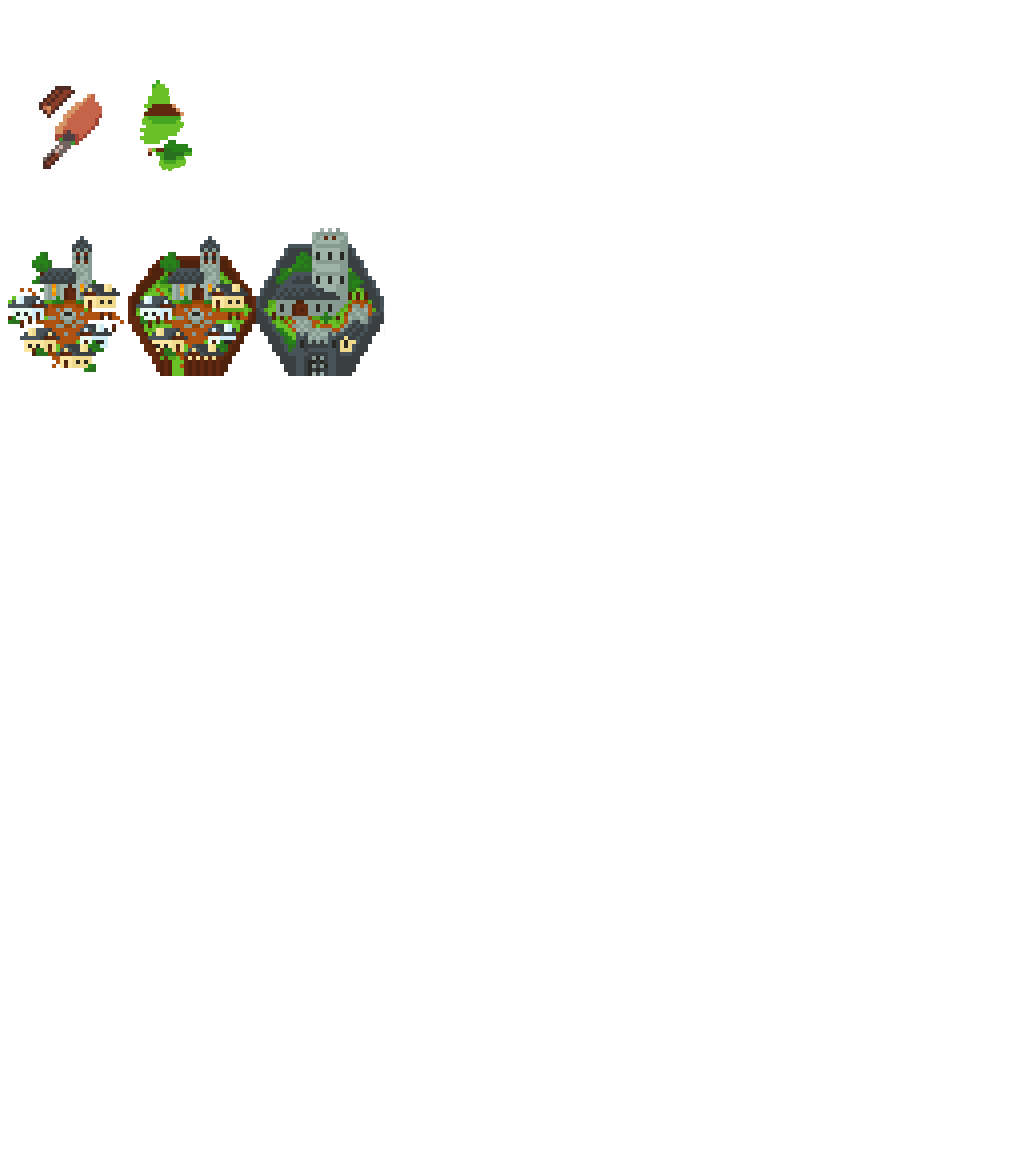
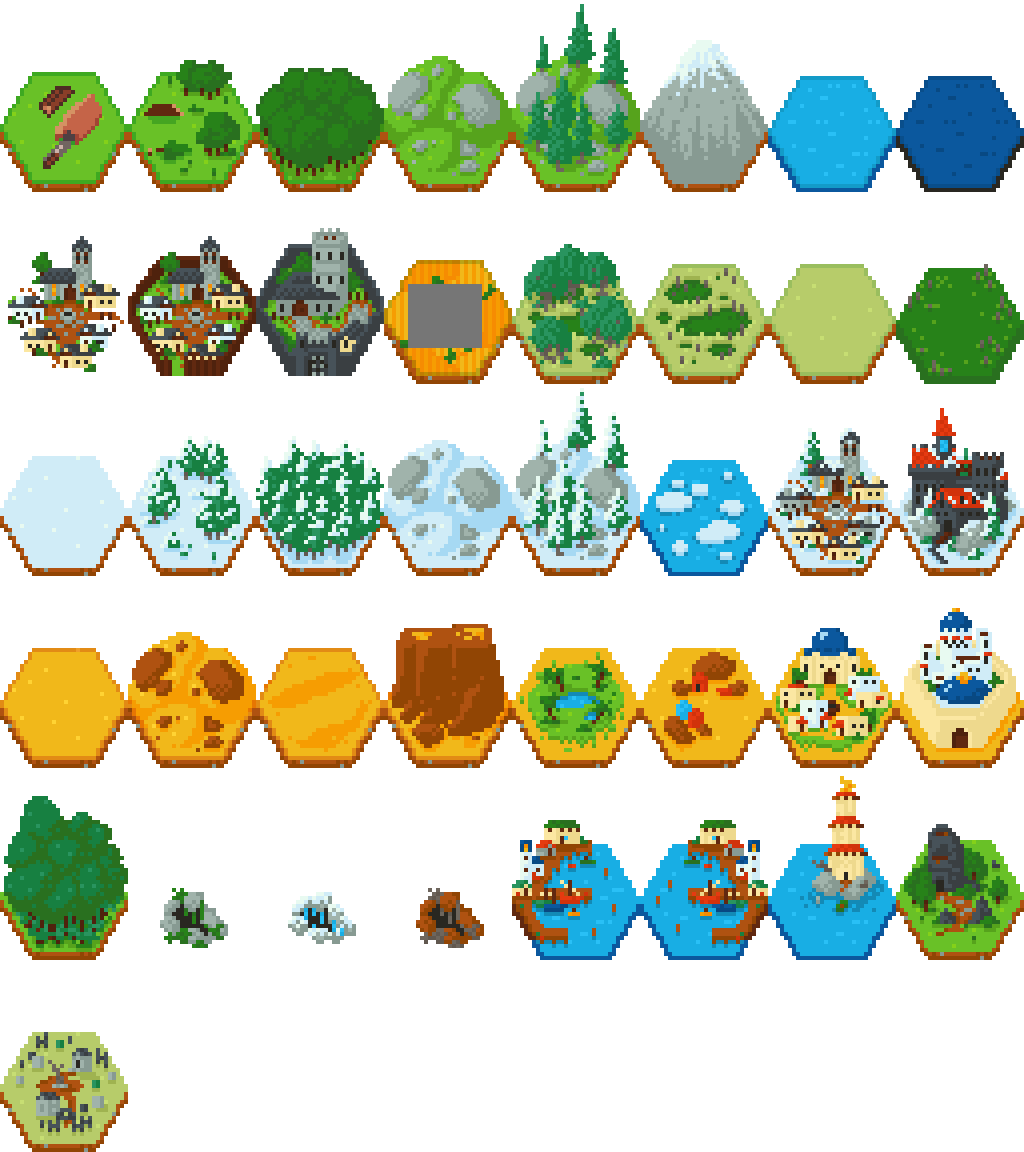
The second 1024px x 1152px image is a revision of the first. Changes to its layers:
painted on "Background Merged" (1st of 3) over 184, 260, 448, 448
painted on "Background Merged" (2nd of 3) over 0, 4, 1024, 1152
showed "Background Merged" (3rd of 3), painted on it over 0, 4, 1024, 1152
